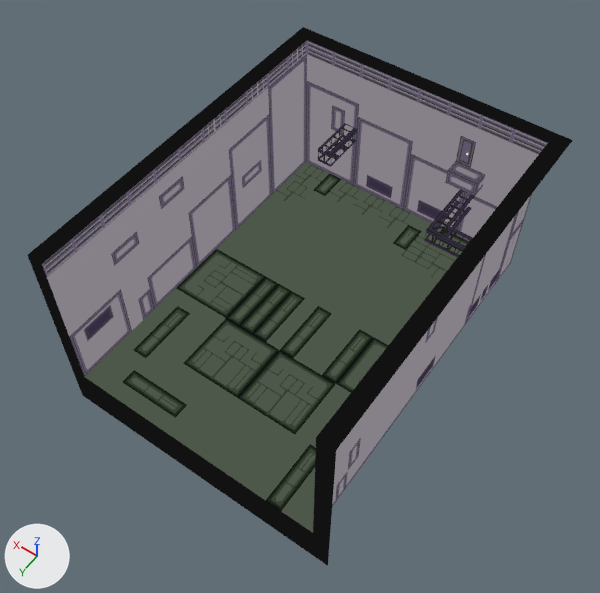
The Blender file Assets/ImportedAssets/StationAssets/YogaStudio/yogaSmodel/YogaRoom 1.blend as it was, and as the next commit left it.
Before and after are seen from a 50 mm lens placed at (-10.47, 9.97, 20.24), pointed at (-1.89, -2.05, 1.36). Lighting does not change. The marker at lower left points along +X, +Y and +Z.

Before the edit, the objects in view are built like this:
```python
me_cube_006 = bpy.data.meshes.new('Cube.006')
me_cube_006.from_pydata(...)  # 1243 vertices, 1173 faces; spans x -23.99..-14.99, y -20.41..-8.91, z -1.5..5.0
me_cube_006.materials.append(mat_workshoptexture)
ob_cube_004 = bpy.data.objects.new('Cube.004', me_cube_006)
ob_cube_004.location = (17.55, 11.97, 0.0)
```
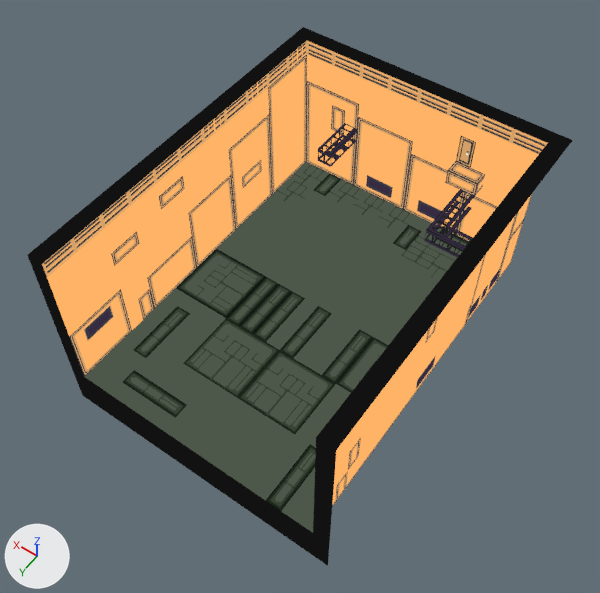
Boxes [x1, y1, x2, y2] around the edits, measured in the pictures (600 x 593 px):
```json
{"object": "Cube.004", "change": "recoloured", "before": [39, 37, 551, 508], "after": [39, 37, 551, 508], "on screen": "grey to orange"}
```

The change, as JSON lines over the scene's bpy script:
```json
{"op": "add", "block": "img_workshopcolour2_png", "code": ["img_workshopcolour2_png = load_image('workshopcolour2.png', '../../Workshop/WorkShopTexture/workshopcolour2.png', 256, 352, 'sRGB')"]}
{"op": "add", "block": "mat_workshopcolour2", "code": ["mat_workshopcolour2 = bpy.data.materials.new('workshopcolour2')", "# uses the picture img_workshopcolour2_png"]}
{"block": "me_cube_006", "where": "me_cube_006.from_pydata(...)  # 1243 vertices, 1173 faces; spans x -23.99..-14.99, y -20.41..-8.91, z -1.5..5.0"}
{"op": "remove", "block": "me_cube_006", "code": "me_cube_006.materials.append(mat_workshoptexture)"}
{"op": "add", "block": "me_cube_006", "code": "me_cube_006.materials.append(mat_workshopcolour2)"}
```
